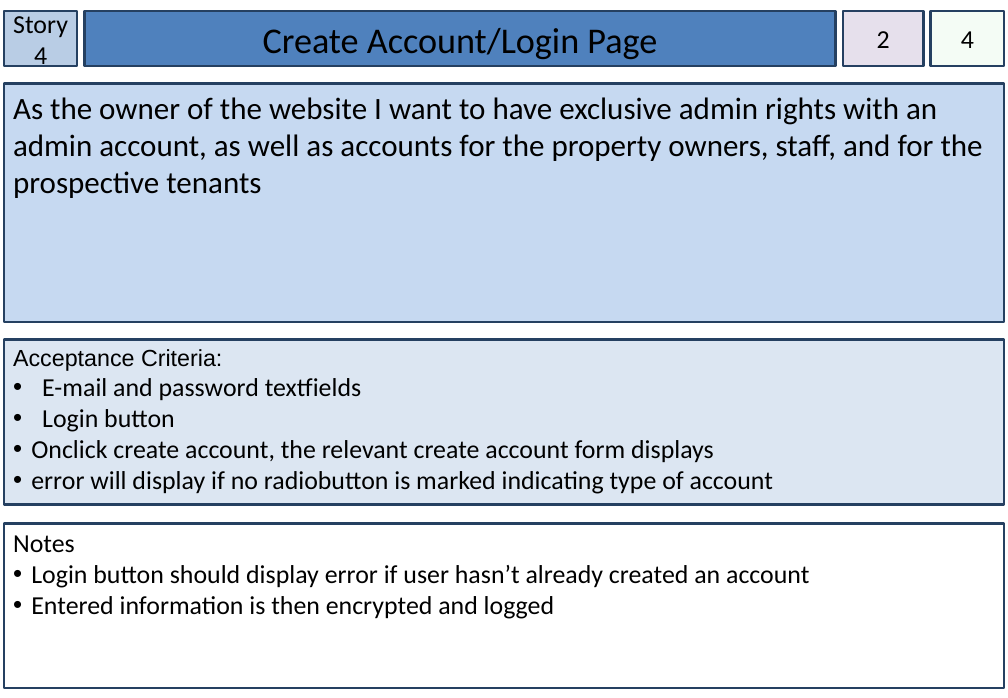
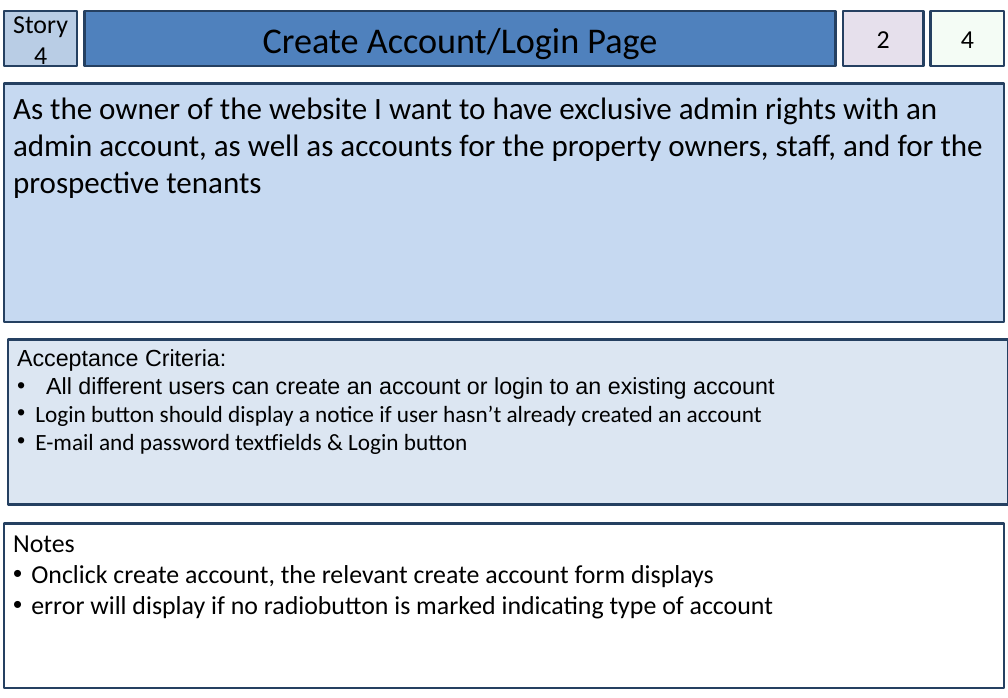
Before and after one commit to cshor24/IFB299-Group-26---Property-Management, a slide deck: slide 6 of Story Cards version a million.pptx. Drawn at 1008x698 pixels with LibreOffice and Linux fonts; fonts in the diff are those of the drawing. Boxes give left, top, right and bottom in pixels: in the first picture for what was removed or moved away, otherwise in the second. Text is boxed around its words. In the diff, an @@ line names an element or a change of style, - is before the commit and + after.

Commit message:
Add files via upload
We've got 20 stories with 5-9 that still need work, maybe a fresh pair of eyes will have some ideas

```diff
--- a/Story Cards version a million.pptx
+++ b/Story Cards version a million.pptx
@@ rectangle "Acceptance Criteria:": place and size @@
-rectangle "Acceptance Criteria:" at (4, 340, 1004, 504)
+rectangle "Acceptance Criteria:" at (8, 340, 1008, 504)
@@ text in rectangle at (35, 377, 774, 454): text changed; size 20 to 18 pt @@
-• E-mail and password textfields
-• Login button
-• Onclick create account, the relevant create account form displays
-• error will display if no radiobutton is marked indicating type of account
+• All different users can create an account or login to an existing account
+• Login button should display a notice if user hasn’t already created an account
+• E-mail and password textfields & Login button
@@ text in rectangle at (31, 565, 773, 619): text changed @@
-• Login button should display error if user hasn’t already created an account
-• Entered information is then encrypted and logged
+• Onclick create account, the relevant create account form displays
+• error will display if no radiobutton is marked indicating type of account
```
Also in this commit, not shown: 14 other slides changed.
